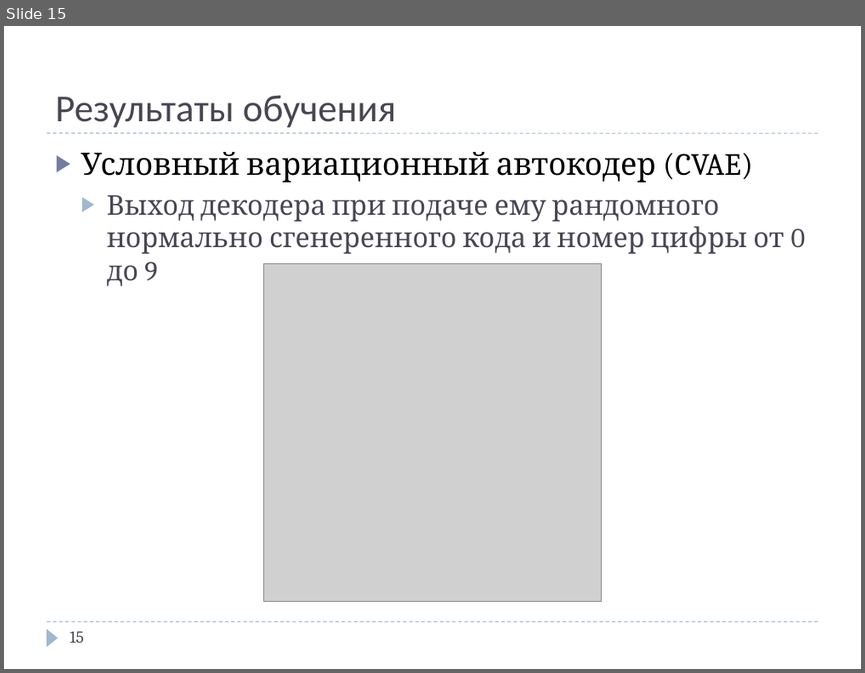
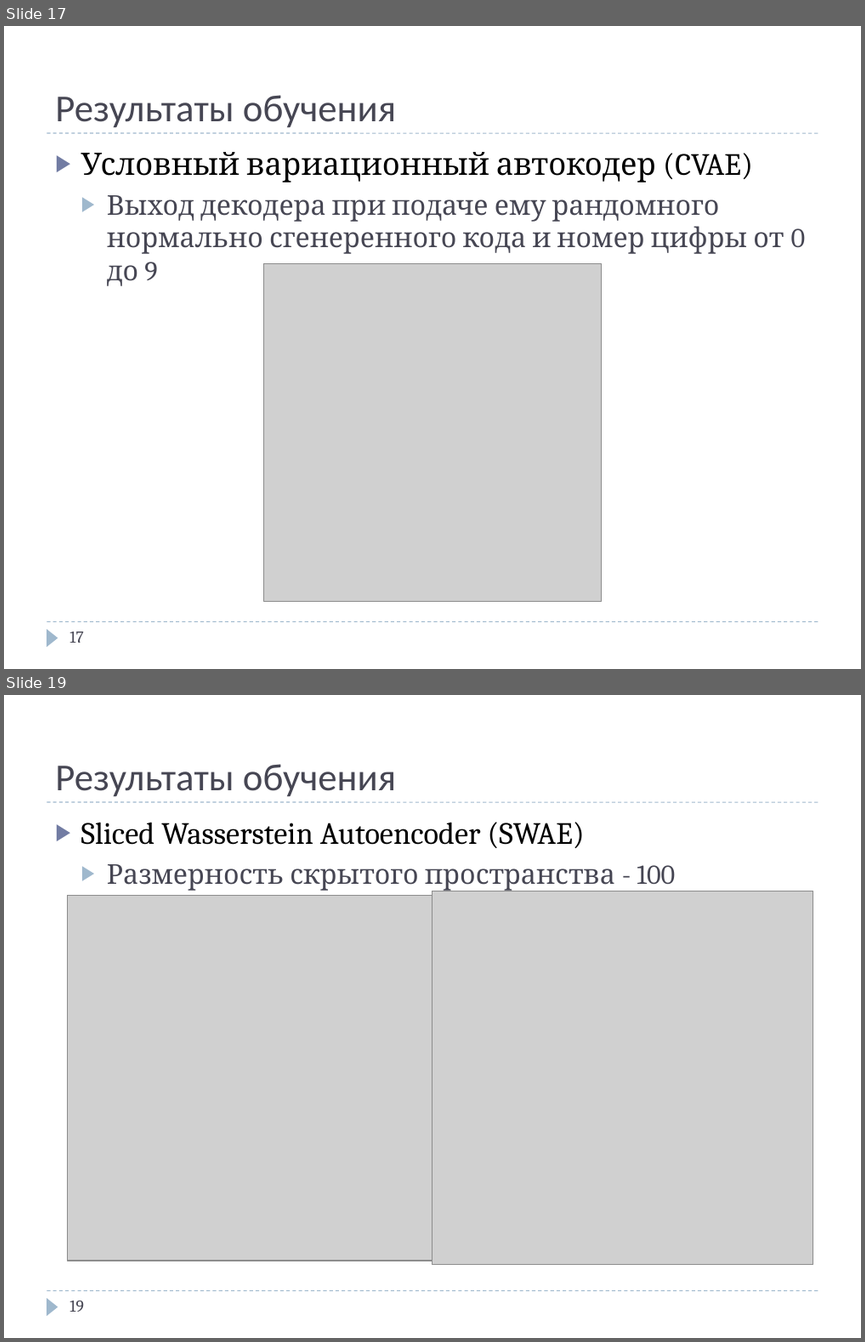
Before and after one commit to Ppasha9/ganfasttraining, a slide deck: presentations/FastGanTraining_Denisov_Pavel.pptx. Shown one above the other, each under a label of ours: slide 15 before the commit, slides 17 and 19 after it; the slides between them are not shown. The pictures are 865x673 and 865x1342 pixels, drawn with LibreOffice and Linux fonts; fonts in the diff are those of the drawing; grey boxes stand for pictures. Boxes give left, top, right and bottom in pixels: in the first picture for what was removed or moved away, otherwise in the second. Text is boxed around its words. In the diff, an @@ line names an element or a change of style, - is before the commit and + after.

```diff
--- a/presentations/FastGanTraining_Denisov_Pavel.pptx
+++ b/presentations/FastGanTraining_Denisov_Pavel.pptx
@@ slide 19 added at [4,695,861,1338], background #FFFFFF; not listed: 3 template elements that a slide beside it also shows @@
@@ title added at [55,764,396,797], 32 pt, text #464653 @@
+Результаты обучения
@@ text added at [81,822,675,891], 23 pt, text #464653 @@
+▶ Sliced Wasserstein Autoencoder (SWAE)
+  ▶ Размерность скрытого пространства - 100
@@ picture added at [68,895,432,1259] @@
@@ picture added at [432,891,813,1265] @@
@@ page number added at [69,1300,83,1311], 14 pt, text #464653 @@
+19
@@ what was slide 15 is now slide 17 @@
@@ page number at [69,631,83,642]: text changed @@
-15
+17
```
Also in this commit, not shown: 4 slides changed, 7 other slides added, 1 other file.
